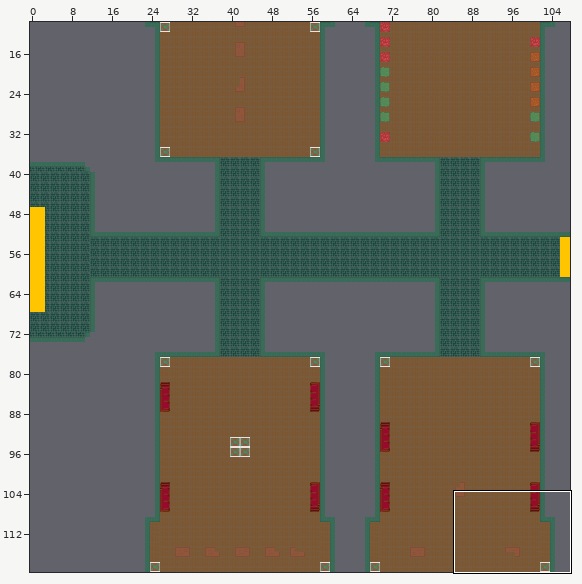
Level history. Tiled map (JSON): public/assets/tilemaps/mercado.json. The first picture is a wide view before the edit; the outline marks the close-up.
Close-up. Earlier state:
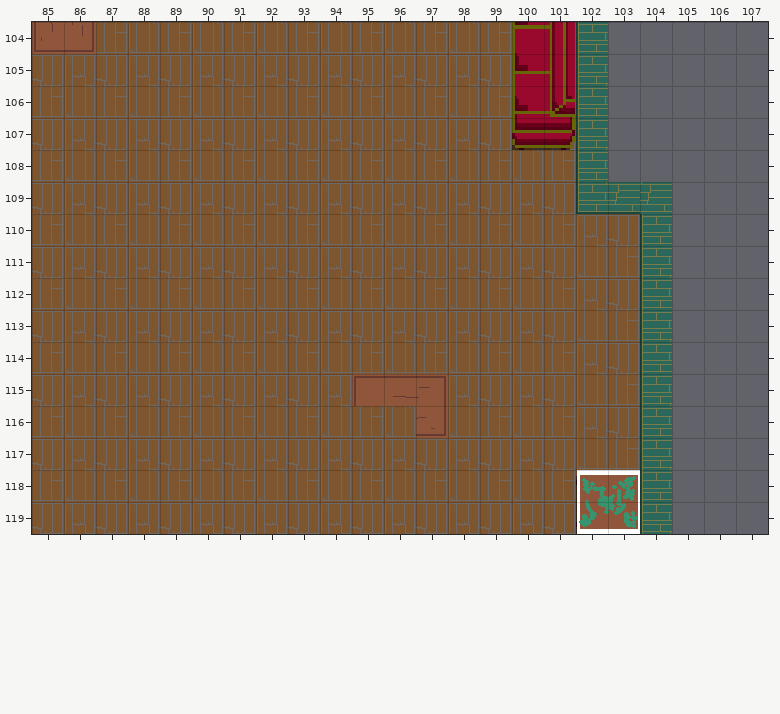
Cells are 32x32 px. Shown: x 85..107, y 104..119. The commit also changed other parts of the map, which this record leaves out. Tiles whose own drawing changed are shown in their newer look in all pictures.
Now the later version:
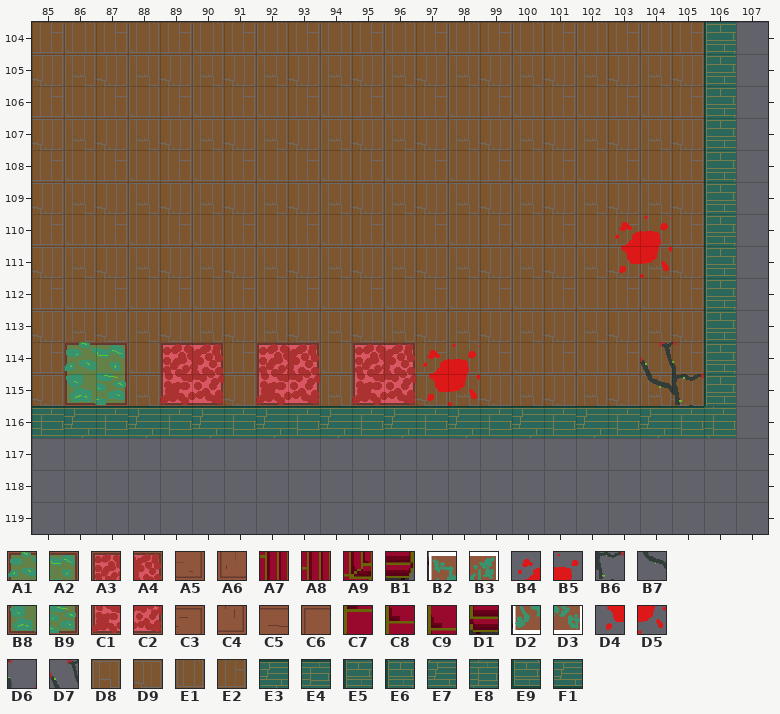
Key: from "deco": A1 2, A2 3, A3 4, A4 5, A5 6 turned 180, A6 6 turned 270, A7 11 turned 90, A8 12 turned 90, A9 13 turned 90, B1 14 turned 90, B2 15, B3 16, B4 24, B5 25, B6 27 turned 180, B7 28 turned 180, B8 50, B9 51, C1 52, C2 53, C3 54 turned 180, C4 54 turned 270, C5 55 turned 180, C6 56 turned 180, C7 59 turned 90, C8 60 turned 90, C9 61 turned 90, D1 62 turned 90, D2 63, D3 64, D4 102, D5 103, D6 105 turned 180, D7 106 turned 180; from "floor": D8 8, D9 9, E1 20, E2 21; from "wall": E3 1, E4 2, E5 4, E6 8, E7 9, E8 10, E9 12, F1 13.
__ is an empty cell, ## one hidden under a higher layer.
Edits made:
{"where": "layer \"floor\""}
{"y":104,"x":102,"old":"__ __ __ __","new":"E1 E2 E1 E2"}
{"y":105,"x":102,"old":"__ __ __ __","new":"D8 D9 D8 D9"}
{"y":106,"x":102,"old":"__ __ __ __","new":"E1 E2 E1 E2"}
{"y":107,"x":102,"old":"__ __ __ __","new":"D8 D9 D8 D9"}
{"y":108,"x":102,"old":"__ __ __ __","new":"E1 E2 E1 E2"}
{"y":109,"x":102,"old":"__ __ __ __","new":"D8 D9 D8 D9"}
{"y":110,"x":102,"old":"D8 D9 __ __","new":"E1 E2 E1 E2"}
{"y":111,"x":102,"old":"E1 E2 __ __","new":"D8 D9 D8 D9"}
{"y":112,"x":102,"old":"D8 D9 __ __","new":"E1 E2 E1 E2"}
{"y":113,"x":102,"old":"E1 E2 __ __","new":"D8 D9 D8 D9"}
{"y":114,"x":102,"old":"D8 D9 __ __","new":"E1 E2 E1 E2"}
{"y":115,"x":102,"old":"E1 E2 __ __","new":"D8 D9 D8 D9"}
{"y":116,"x":85,"old":"E2 E1 E2 E1 E2 E1 E2 E1 E2 E1 E2 E1","new":"__ __ __ __ __ __ __ __ __ __ __ __"}
{"y":116,"x":98,"old":"E1 E2 E1 E2 D8 D9","new":"__ __ __ __ __ __"}
{"y":117,"x":85,"old":"D9 D8 D9 D8 D9 D8 D9 D8 D9 D8 D9 D8 D9 D8 D9 D8 D9 E1 E2","new":"__ __ __ __ __ __ __ __ __ __ __ __ __ __ __ __ __ __ __"}
{"y":118,"x":85,"old":"E2 E1 E2 E1 E2 E1 E2 E1 E2 E1 E2 E1 E2 E1 E2 E1 E2 D8 ##","new":"__ __ __ __ __ __ __ __ __ __ __ __ __ __ __ __ __ __ __"}
{"y":119,"x":85,"old":"D9 D8 D9 D8 D9 D8 D9 D8 D9 D8 D9 D8 D9 D8 D9 D8 D9 E1 ##","new":"__ __ __ __ __ __ __ __ __ __ __ __ __ __ __ __ __ __ __"}
{"where": "layer \"deco\""}
{"y":104,"x":85,"old":"A6 C4","new":"__ __"}
{"y":104,"x":100,"old":"C7 A7","new":"__ __"}
{"y":105,"x":100,"old":"C8 A8","new":"__ __"}
{"y":106,"x":100,"old":"C9 A9","new":"__ __"}
{"y":107,"x":100,"old":"D1 B1","new":"__ __"}
{"y":110,"x":103,"old":"__ __","new":"B4 B5"}
{"y":111,"x":103,"old":"__ __","new":"D4 D5"}
{"y":114,"x":86,"old":"__ __","new":"A1 A2"}
{"y":114,"x":89,"old":"__ __","new":"A3 A4"}
{"y":114,"x":92,"old":"__ __","new":"A3 A4"}
{"y":114,"x":95,"old":"__ __ __ __","new":"A3 A4 B4 B5"}
{"y":114,"x":104,"old":"__ __","new":"D7 D6"}
{"y":115,"x":86,"old":"__ __","new":"B8 B9"}
{"y":115,"x":89,"old":"__ __","new":"C1 C2"}
{"y":115,"x":92,"old":"__ __","new":"C1 C2"}
{"y":115,"x":95,"old":"C6 C5 C3 __","new":"C1 C2 D4 D5"}
{"y":115,"x":104,"old":"__ __","new":"B7 B6"}
{"y":116,"x":97,"old":"A5","new":"__"}
{"y":118,"x":102,"old":"B2 B3","new":"__ __"}
{"y":119,"x":102,"old":"D2 D3","new":"__ __"}
{"where": "layer \"wall\""}
{"y":104,"x":102,"old":"E5","new":"__"}
{"y":104,"x":106,"old":"__","new":"E6"}
{"y":105,"x":102,"old":"E6","new":"__"}
{"y":105,"x":106,"old":"__","new":"E5"}
{"y":106,"x":102,"old":"E5","new":"__"}
{"y":106,"x":106,"old":"__","new":"E6"}
{"y":107,"x":102,"old":"E6","new":"__"}
{"y":107,"x":106,"old":"__","new":"E5"}
{"y":108,"x":102,"old":"E5","new":"__"}
{"y":108,"x":106,"old":"__","new":"E6"}
{"y":109,"x":102,"old":"E9 F1 E7","new":"__ __ __"}
{"y":109,"x":106,"old":"__","new":"E5"}
{"y":110,"x":104,"old":"E5","new":"__"}
{"y":110,"x":106,"old":"__","new":"E6"}
{"y":111,"x":104,"old":"E6","new":"__"}
{"y":111,"x":106,"old":"__","new":"E5"}
{"y":112,"x":104,"old":"E5","new":"__"}
{"y":112,"x":106,"old":"__","new":"E6"}
{"y":113,"x":104,"old":"E6","new":"__"}
{"y":113,"x":106,"old":"__","new":"E5"}
{"y":114,"x":104,"old":"E5","new":"__"}
{"y":114,"x":106,"old":"__","new":"E6"}
{"y":115,"x":104,"old":"E6","new":"__"}
{"y":115,"x":106,"old":"__","new":"E5"}
{"y":116,"x":85,"old":"__ __ __ __ __ __ __ __ __ __ __ __ __ __ __ __ __ __ __ E5 __ __","new":"E4 E3 E4 E3 E4 E3 E4 E3 E4 E3 E4 E3 E4 E3 E4 E3 E4 E3 E4 E3 E4 E8"}
{"y":117,"x":104,"old":"E6","new":"__"}
{"y":118,"x":104,"old":"E5","new":"__"}
{"y":119,"x":104,"old":"E6","new":"__"}
